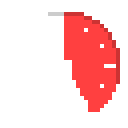
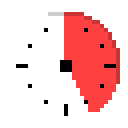
Layered file, before and after one edit (w=128, h=128). Changes by layer:
added layer "Layer 4" above "Layer 2" over [16, 28, 116, 116]
